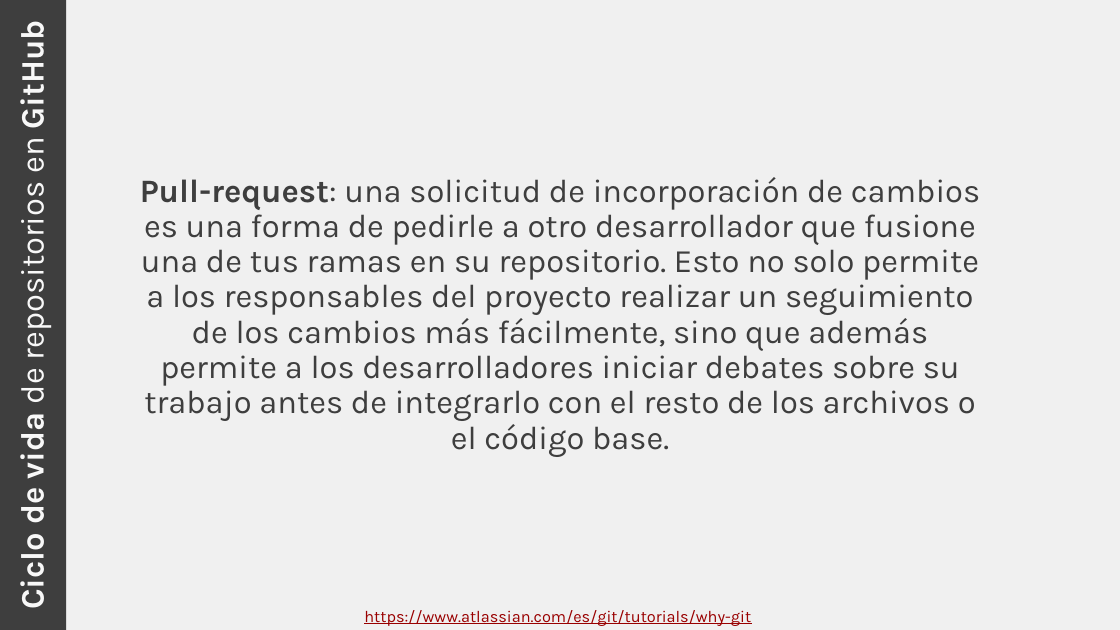
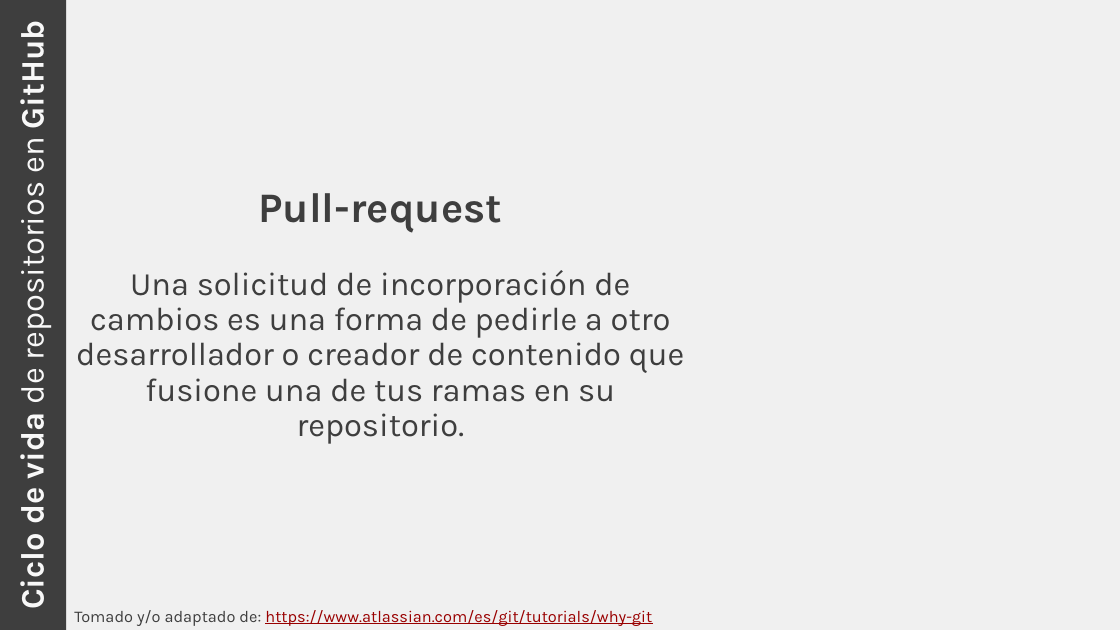
Before and after one commit to rcfdtools/R.TeachingResearchGuide, a slide deck: slide 19 of Section01/Section01.pptx. Drawn at 1120x630 pixels with LibreOffice and Linux fonts; fonts in the diff are those of the drawing. Boxes give left, top, right and bottom in pixels: in the first picture for what was removed or moved away, otherwise in the second. Text is boxed around its words. In the diff, an @@ line names an element or a change of style, - is before the commit and + after.

```diff
--- a/Section01/Section01.pptx
+++ b/Section01/Section01.pptx
@@ text at [76, 193, 685, 444]: text changed @@
-Pull-request: una solicitud de incorporación de cambios es una forma de pedirle a otro desarrollador que fusione una de tus ramas en su repositorio. Esto no solo permite a los responsables del proyecto realizar un seguimiento de los cambios más fácilmente, sino que además permite a los desarrolladores iniciar debates sobre su trabajo antes de integrarlo con el resto de los archivos o el código base.
+Pull-request
+Una solicitud de incorporación de cambios es una forma de pedirle a otro desarrollador o creador de contenido que fusione una de tus ramas en su repositorio.
@@ text at [74, 610, 652, 626]: text changed @@
-https://www.atlassian.com/es/git/tutorials/why-git
+Tomado y/o adaptado de: https://www.atlassian.com/es/git/tutorials/why-git
```
Also in this commit, not shown: 22 other slides changed, 1 slide added, 1 slide removed, 6 other files.
